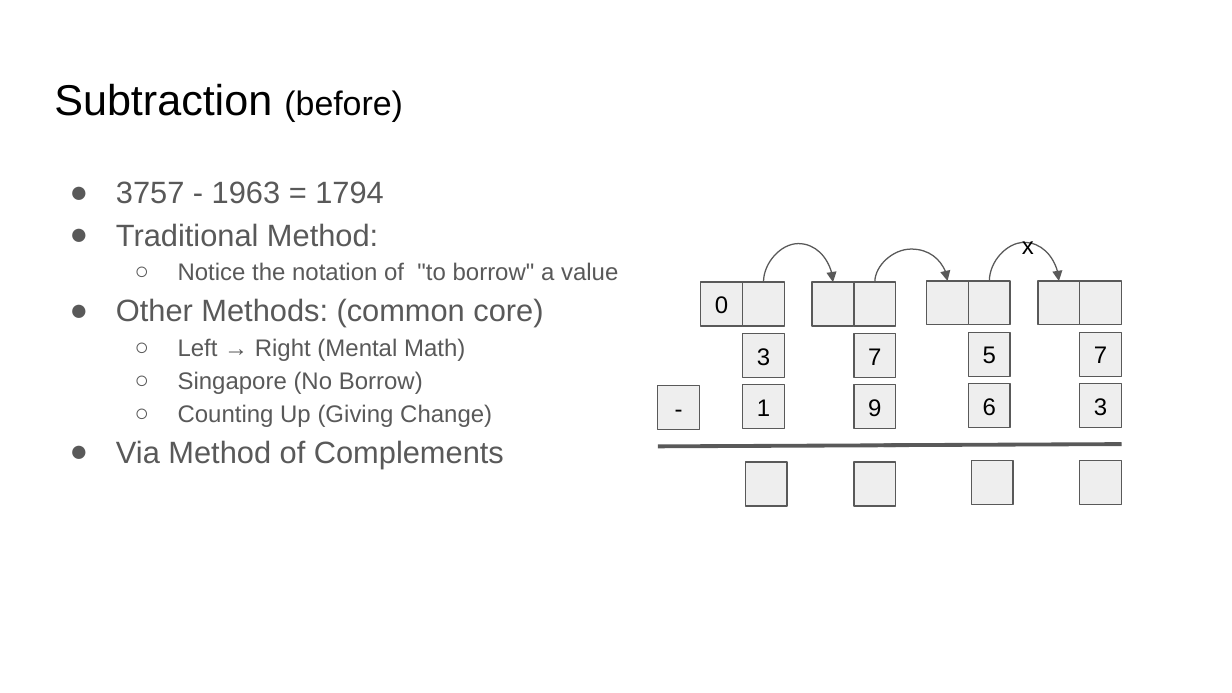
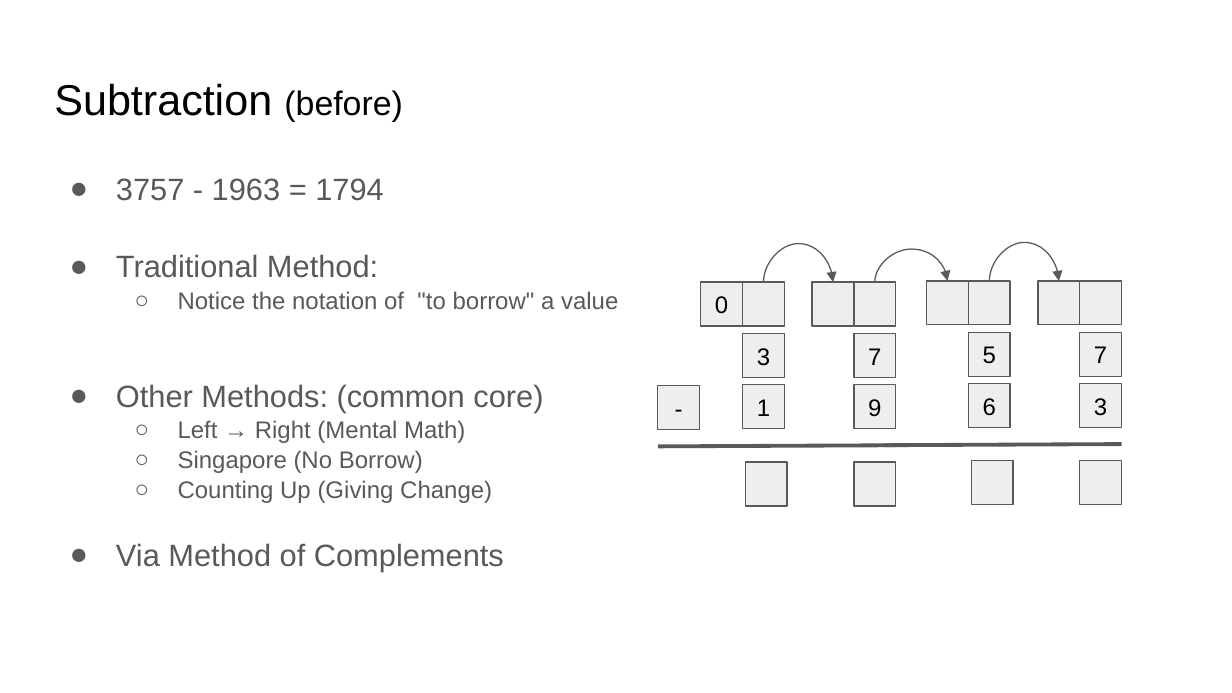
Before and after one commit to COMP122/comp122-s23, a slide deck: slide 4 of format-encodings/documents/ARCHIVE/base10-mathematical-review.pptx. Drawn at 1232x693 pixels with LibreOffice and Linux fonts; fonts in the diff are those of the drawing. Boxes give left, top, right and bottom in pixels: in the first picture for what was removed or moved away, otherwise in the second. Text is boxed around its words. In the diff, an @@ line names an element or a change of style, - is before the commit and + after.

```diff
--- a/format-encodings/documents/ARCHIVE/base10-mathematical-review.pptx
+++ b/format-encodings/documents/ARCHIVE/base10-mathematical-review.pptx
@@ text "3757 - 1963 = 1794" at bbox=[116, 178, 618, 572]: line spacing 1.15 to 1.05 @@
@@ text removed at bbox=[1022, 241, 1034, 254] @@
-x
```
Also in this commit, not shown: 5 other slides changed, 9 other files.
